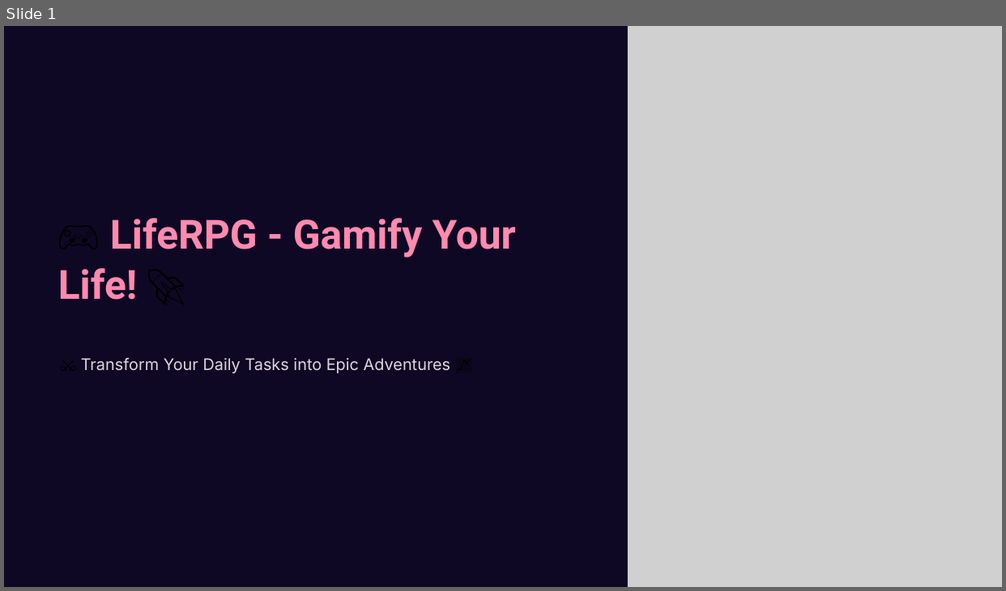
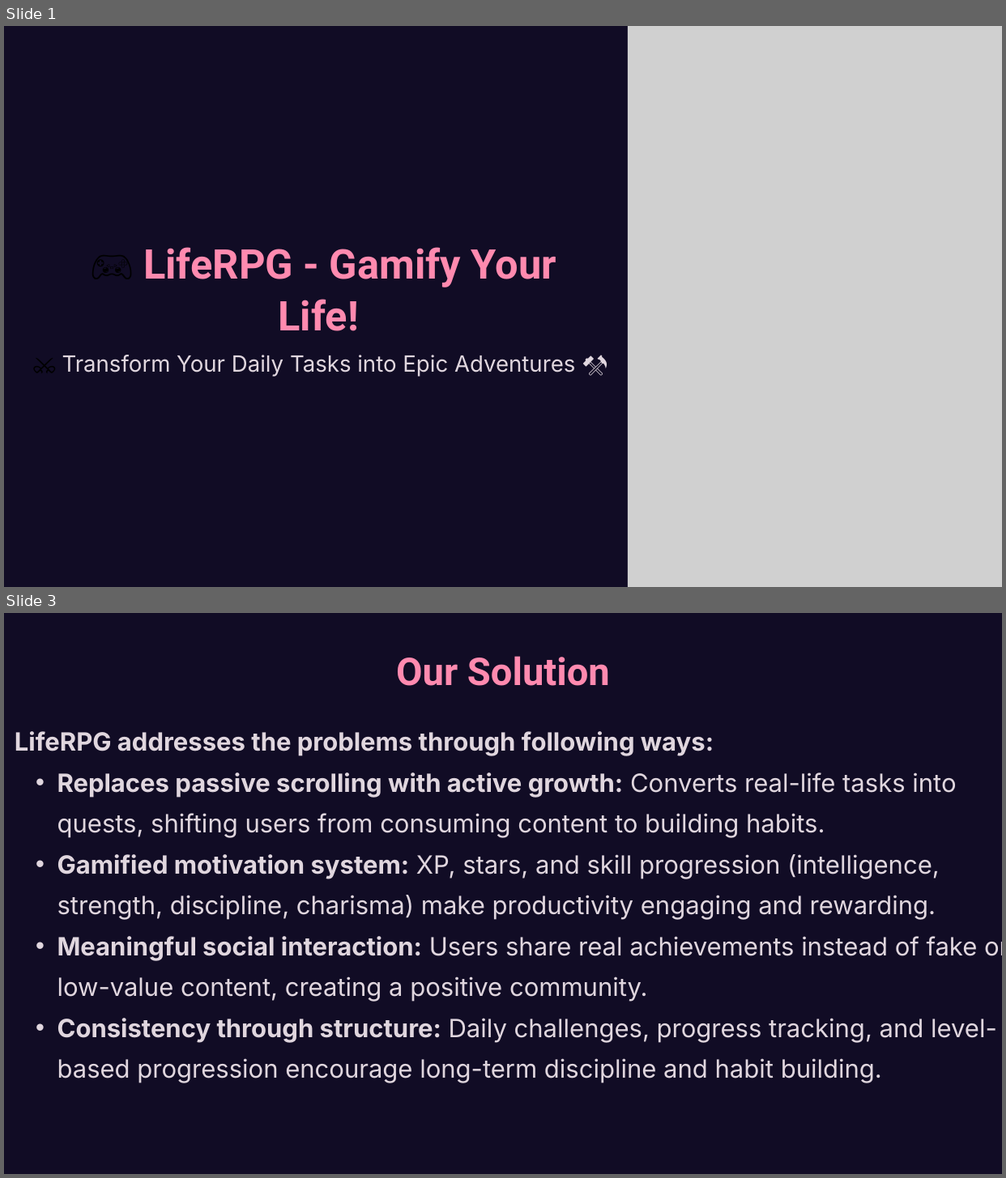
Before and after one commit to RahulBansal-24/LifeRPG, a slide deck: LifeRPG-Gamify-Your-Life.pptx. Shown one above the other, each under a label of ours: slide 1 before the commit, slides 1 and 3 after it; the slides between them are not shown. The pictures are 1006x591 and 1006x1178 pixels, drawn with LibreOffice and Linux fonts; fonts in the diff are those of the drawing; grey boxes stand for pictures; background and template pictures are left out; a plain dark background stands for a picture behind light text. Boxes give left, top, right and bottom in pixels: in the first picture for what was removed or moved away, otherwise in the second. Text is boxed around its words. In the diff, an @@ line names an element or a change of style, - is before the commit and + after.

```diff
--- a/LifeRPG-Gamify-Your-Life.pptx
+++ b/LifeRPG-Gamify-Your-Life.pptx
@@ slide 3 added at [4,613,1002,1174], background picture (left out) @@
@@ freeform shape added at [4,613,1002,1174], fill #0C0524 at 81% opacity @@
@@ text added at [396,656,610,686], 55.1 pt, text #FF8AAF, bold @@
+Our Solution
@@ text added at [15,731,1002,1084], 36.3 pt, text #E0D6DE @@
+LifeRPG addresses the problems through following ways:
+  • Replaces passive scrolling with active growth: Converts real-life tasks into quests, shifting users from consuming content to building habits.
+  • Gamified motivation system: XP, stars, and skill progression (intelligence, strength, discipline, charisma) make productivity engaging and rewarding.
+  • Meaningful social interaction: Users share real achievements instead of fake or low-value content, creating a positive community.
+  • Consistency through structure: Daily challenges, progress tracking, and level-based progression encourage long-term discipline and habit building.
@@ slide 1 changed as well @@
@@ freeform shape at [4,26,1002,587]: fill #0C0524 at 90% opacity to #0C0524 at 81% opacity @@
@@ text at [143,247,556,331]: text changed; size 58.1 to 59.1 pt @@
-🎮 LifeRPG - Gamify Your Life! 🚀
+🎮 LifeRPG - Gamify Your Life!
@@ text at [62,355,575,377]: text changed; size 23.3 to 32.3 pt @@
-⚔️ Transform Your Daily Tasks into Epic Adventures 📈
+⚔️ Transform Your Daily Tasks into Epic Adventures ⚒️
```
Also in this commit, not shown: 7 other slides changed, 3 other slides added, 2 slides removed, 1 other file.
